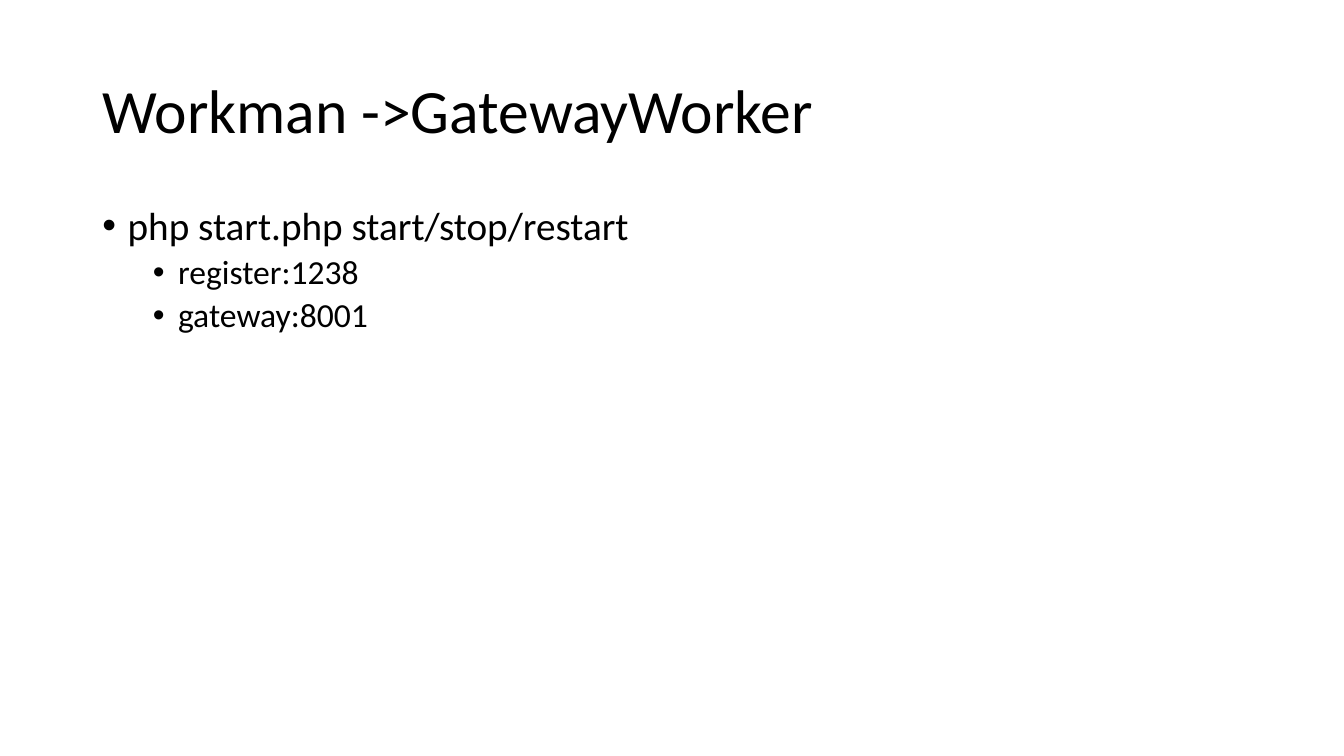
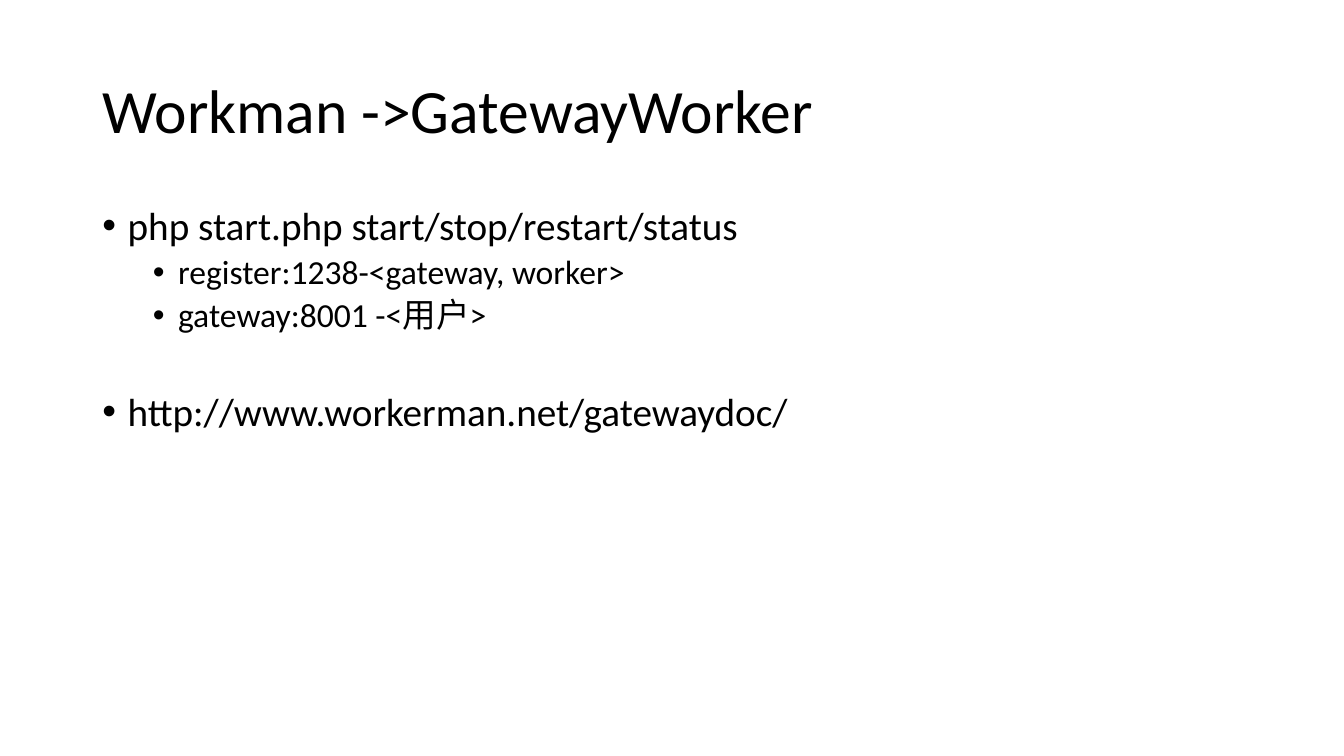
Before and after one commit to csliangdu/ExchangeAgg, a slide deck: slide 12 of doc/Coin.pptx. Drawn at 1344x756 pixels with LibreOffice and Linux fonts; fonts in the diff are those of the drawing. Boxes give left, top, right and bottom in pixels: in the first picture for what was removed or moved away, otherwise in the second. Text is boxed around its words. In the diff, an @@ line names an element or a change of style, - is before the commit and + after.

```diff
--- a/doc/Coin.pptx
+++ b/doc/Coin.pptx
@@ text at <box>128,212,788,433</box>: text changed @@
-• php start.php start/stop/restart
-  • register:1238
-  • gateway:8001
+• php start.php start/stop/restart/status
+  • register:1238-<gateway, worker>
+  • gateway:8001 -<用户>
+• http://www.workerman.net/gatewaydoc/
```
Also in this commit, not shown: 7 other slides changed, 1 other file.
